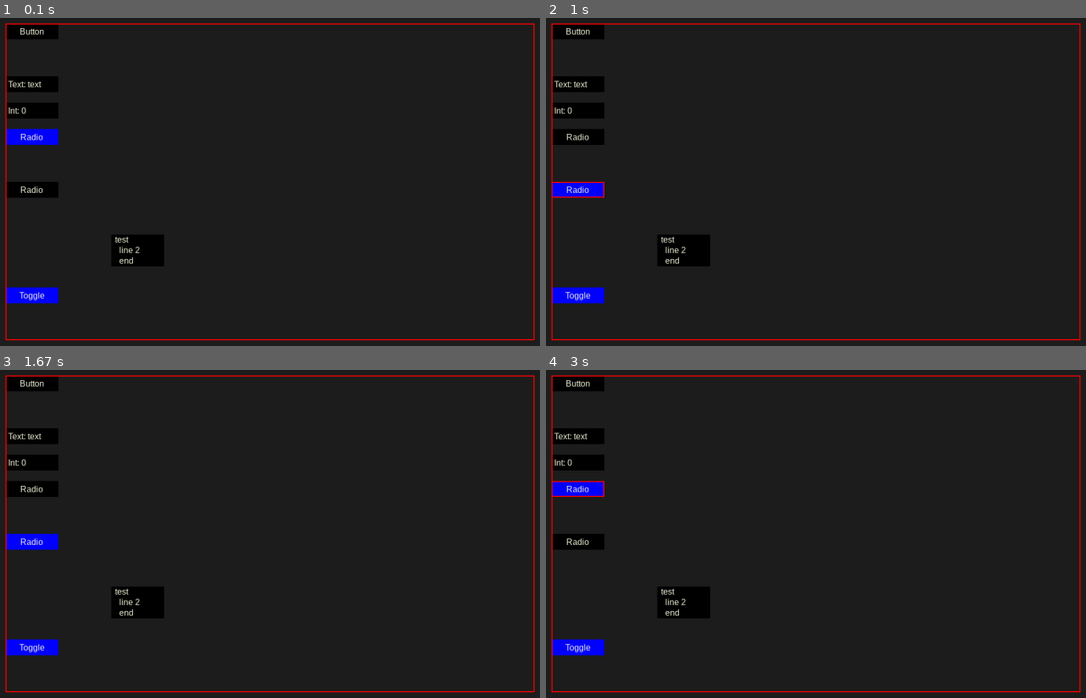
Above: before the commit, frames 1-4 (two rows, left to right).
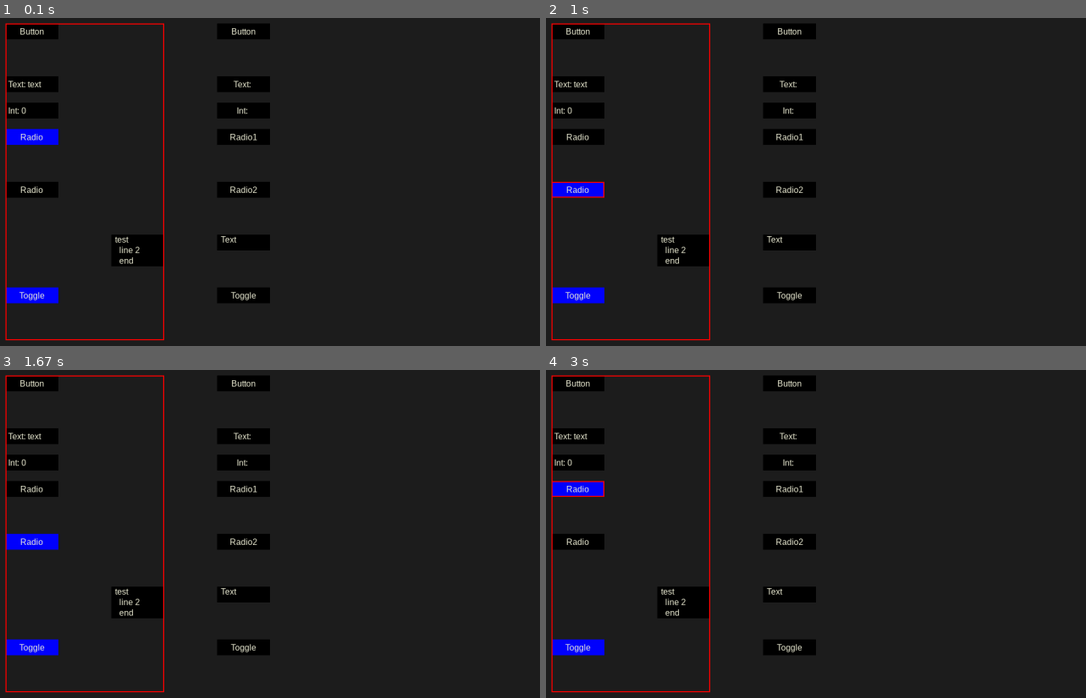
Above: after the commit, the same moments.

Repository: legus-codes/xganso
Game: pygame game, started from main_widgets.py
The game is run twice, just before and just after one commit, with the same random seed, the same clock (stepped at 60 frames per second) and the same inputs.
Inputs (mouse positions are in pixels of both pictures, inside the frame that each line leads up to):
- Up to frame 1 (0.1 s): no input
- Up to frame 2 (1 s): click (880, 175) at 0.38 s; click (600, 185) at 0.72 s
- Up to frame 3 (1.67 s): click (43, 399) at 1.05 s
- Up to frame 4 (3 s): click (600, 484) at 2.72 s

The runs differ from the first frame. In frame 1, 4.3% of the frame differs, in the area x 30-100%, y 1-99%; in frame 2, 4.3%; in frame 3, 4.3%; in frame 4, 4.3%.

Commit message:
create UI entities, components, and RendererSystem

Diff:
--- a/main_widgets.py
+++ b/main_widgets.py
@@ -1,6 +1,9 @@
 from dataclasses import dataclass
 import pygame
 
+from ecs_framework.ecs import ECS
+from ui.ecs_elements import create_button, create_int_text_input, create_radio_button, create_text, create_text_input, create_toggle
+from ui.ui_system import UIRendererSystem
 from utils.observable import Observable
 from ui.elements import Button, IntTextInput, RadioButton, Text, TextInput, Toggle, Panel
 from model.terrain import Terrain, TerrainType
@@ -22,7 +25,18 @@
 
     text = TextState('', '', Terrain(TerrainType.GRASS, 'green', 'black', True, 2), False)
 
-    panel = Panel(screen, pygame.Rect(100, 100, 1000, 600), pygame.Color((30, 30, 30)), pygame.Color('red'))
+    ecs = ECS()
+    create_button(ecs, 'Button', pygame.Rect(500, 100, 100, 30))
+    create_text_input(ecs, 'Text: ', pygame.Rect(500, 200, 100, 30))
+    create_int_text_input(ecs, 'Int: ', pygame.Rect(500, 250, 100, 30))
+    create_radio_button(ecs, 'Radio1', pygame.Rect(500, 300, 100, 30))
+    create_radio_button(ecs, 'Radio2', pygame.Rect(500, 400, 100, 30))
+    create_toggle(ecs, 'Toggle', pygame.Rect(500, 600, 100, 30))
+    create_text(ecs, 'Text', pygame.Rect(500, 500, 100, 30))
+
+    ecs.add_system(UIRendererSystem(ecs, screen))
+
+    panel = Panel(screen, pygame.Rect(100, 100, 300, 600), pygame.Color((30, 30, 30)), pygame.Color('red'))
 
     radio = Observable('value')
     panel.add_widget(Button(panel.surface, 'Button', pygame.Rect(0, 0, 100, 30), None))
@@ -53,6 +67,7 @@
         screen.fill((30, 30, 30))
 
         panel.draw()
+        ecs.execute()
 
         pygame.display.flip()
 
--- /dev/null
+++ b/ui/ecs_elements.py
@@ -0,0 +1,85 @@
+import pygame
+from ecs_framework.ecs import ECS
+from ui.ui_components import UICallback, UIColor, UIElement, UIFont, UIInt, UILabel, UIPadding, UIRect, UIState, UIString, UIText
+
+
+def _get_default_colors() -> UIColor:
+    return UIColor(pygame.Color('beige'),
+                   pygame.Color('black'),
+                   pygame.Color('red'),
+                   pygame.Color('darkgray'),
+                   pygame.Color('blue'))
+
+
+def _get_default_font() -> UIFont:
+    return UIFont(pygame.font.SysFont('Arial', 16))
+
+
+def create_text(ecs: ECS, text: str, rect: pygame.Rect) -> None:
+    entity = ecs.create_entity()
+    ecs.add_component(entity, UIElement())
+    ecs.add_component(entity, UIRect(rect))
+    ecs.add_component(entity, _get_default_colors())
+    ecs.add_component(entity, _get_default_font())
+    ecs.add_component(entity, UIState(True))
+
+    ecs.add_component(entity, UIPadding(left=7))
+    ecs.add_component(entity, UIText(text))
+
+
+def create_button(ecs: ECS, label: str, rect: pygame.Rect) -> None:
+    entity = ecs.create_entity()
+    ecs.add_component(entity, UIElement())
+    ecs.add_component(entity, UIRect(rect))
+    ecs.add_component(entity, _get_default_colors())
+    ecs.add_component(entity, _get_default_font())
+    ecs.add_component(entity, UIState(True))
+
+    ecs.add_component(entity, UICallback(None))
+    ecs.add_component(entity, UILabel(label))
+
+
+def create_text_input(ecs: ECS, label: str, rect: pygame.Rect) -> None:
+    entity = ecs.create_entity()
+    ecs.add_component(entity, UIElement())
+    ecs.add_component(entity, UIRect(rect))
+    ecs.add_component(entity, _get_default_colors())
+    ecs.add_component(entity, _get_default_font())
+    ecs.add_component(entity, UIState(True))
+
+    ecs.add_component(entity, UILabel(label))
+    ecs.add_component(entity, UIString('text'))
+
+
+def create_int_text_input(ecs: ECS, label: str, rect: pygame.Rect) -> None:
+    entity = ecs.create_entity()
+    ecs.add_component(entity, UIElement())
+    ecs.add_component(entity, UIRect(rect))
+    ecs.add_component(entity, _get_default_colors())
+    ecs.add_component(entity, _get_default_font())
+    ecs.add_component(entity, UIState(True))
+
+    ecs.add_component(entity, UILabel(label))
+    ecs.add_component(entity, UIInt(0))
+
+
+def create_radio_button(ecs: ECS, label: str, rect: pygame.Rect) -> None:
+    entity = ecs.create_entity()
+    ecs.add_component(entity, UIElement())
+    ecs.add_component(entity, UIRect(rect))
+    ecs.add_component(entity, _get_default_colors())
+    ecs.add_component(entity, _get_default_font())
+    ecs.add_component(entity, UIState(True))
+
+    ecs.add_component(entity, UILabel(label))
+
+
+def create_toggle(ecs: ECS, label: str, rect: pygame.Rect) -> None:
+    entity = ecs.create_entity()
+    ecs.add_component(entity, UIElement())
+    ecs.add_component(entity, UIRect(rect))
+    ecs.add_component(entity, _get_default_colors())
+    ecs.add_component(entity, _get_default_font())
+    ecs.add_component(entity, UIState(True))
+
+    ecs.add_component(entity, UILabel(label))
--- /dev/null
+++ b/ui/ui_components.py
@@ -0,0 +1,72 @@
+from dataclasses import dataclass
+from typing import Callable
+
+import pygame
+
+from ecs_framework.ecs import ComponentProtocol
+
+
+@dataclass
+class UIElement(ComponentProtocol):
+    pass
+
+
+@dataclass
+class UILabel(ComponentProtocol):
+    label: str
+
+
+@dataclass
+class UIRect(ComponentProtocol):
+    rectangle: pygame.Rect
+
+
+@dataclass
+class UIColor(ComponentProtocol):
+    text: pygame.Color
+    background: pygame.Color
+    hover: pygame.Color
+    press: pygame.Color
+    select: pygame.Color
+
+
+@dataclass
+class UIFont(ComponentProtocol):
+    font: pygame.font.Font
+
+
+@dataclass
+class UIState(ComponentProtocol):
+    enabled: bool
+    focused: bool = False
+    hovered: bool = False
+    pressed: bool = False
+    selected: bool = False
+
+
+@dataclass
+class UIPadding(ComponentProtocol):
+    left: int = 0
+    right: int = 0
+    top: int = 0
+    bottom: int = 0
+
+
+@dataclass
+class UIText(ComponentProtocol):
+    text: str
+
+
+@dataclass
+class UICallback(ComponentProtocol):
+    callback: Callable
+
+
+@dataclass
+class UIString(ComponentProtocol):
+    variable: str
+
+
+@dataclass
+class UIInt(ComponentProtocol):
+    variable: int
--- /dev/null
+++ b/ui/ui_system.py
@@ -0,0 +1,166 @@
+import pygame
+from ecs_framework.ecs import ECS, SystemProtocol
+from ui.ui_components import UICallback, UIColor, UIElement, UIFont, UIInt, UILabel, UIPadding, UIRect, UIState, UIString, UIText
+
+
+class UIRendererSystem(SystemProtocol):
+
+    def __init__(self, ecs: ECS, screen: pygame.Surface):
+        self.ecs = ecs
+        self.screen = screen
+
+    def execute(self):
+        for entity in self.ecs.get_entities_with(UIElement, UIText, UIState, UIColor, UIFont, UIRect):
+            self.draw_text(entity)
+
+        for entity in self.ecs.get_entities_with(UIElement, UICallback, UILabel, UIState, UIColor, UIFont, UIRect):
+            self.draw_button(entity)
+
+        for entity in self.ecs.get_entities_with(UIElement, UILabel, UIString, UIState, UIColor, UIFont, UIRect):
+            self.draw_text_input(entity)
+
+        for entity in self.ecs.get_entities_with(UIElement, UILabel, UIInt, UIState, UIColor, UIFont, UIRect):
+            self.draw_int_text_input(entity)
+
+        for entity in self.ecs.get_entities_with(UIElement, UILabel, UIState, UIColor, UIFont, UIRect):
+            self.draw_radio(entity)
+
+
+    def draw_text(self, entity: int):
+        state: UIState = self.ecs.get_entity_component(entity, UIState)
+        if not state.enabled:
+            return
+
+        rect: UIRect = self.ecs.get_entity_component(entity, UIRect)
+        colors: UIColor = self.ecs.get_entity_component(entity, UIColor)
+
+        pygame.draw.rect(self.screen, colors.background, rect.rectangle)
+
+        text: UIText = self.ecs.get_entity_component(entity, UIText)
+        font: UIFont = self.ecs.get_entity_component(entity, UIFont)
+        padding: UIPadding = self.ecs.get_entity_component(entity, UIPadding)
+        left_pad = padding.left if padding else 0
+        top_pad = padding.top if padding else 0
+
+        text_position = rect.rectangle.topleft + pygame.Vector2(left_pad, top_pad)
+        text_surface = font.font.render(text.text, True, colors.text)
+
+        self.screen.blit(text_surface, text_position)
+
+    def draw_button(self, entity: int):
+        state: UIState = self.ecs.get_entity_component(entity, UIState)
+        if not state.enabled:
+            return
+
+        rect: UIRect = self.ecs.get_entity_component(entity, UIRect)
+        colors: UIColor = self.ecs.get_entity_component(entity, UIColor)
+
+        background_color = colors.background
+        if state.pressed and state.hovered:
+            background_color = colors.press
+
+        pygame.draw.rect(self.screen, background_color, rect.rectangle)
+        if state.hovered:
+            pygame.draw.rect(self.screen, colors.hover, rect.rectangle, 2)
+
+        label: UILabel = self.ecs.get_entity_component(entity, UILabel)
+        font: UIFont = self.ecs.get_entity_component(entity, UIFont)
+
+        label_surface = font.font.render(label.label, True, colors.text)
+        label_position = self._center_middle_position(rect.rectangle, label_surface)
+        self.screen.blit(label_surface, label_position)
+
+    def draw_text_input(self, entity: int):
+        state: UIState = self.ecs.get_entity_component(entity, UIState)
+        if not state.enabled:
+            return
+
+        rect: UIRect = self.ecs.get_entity_component(entity, UIRect)
+        colors: UIColor = self.ecs.get_entity_component(entity, UIColor)
+
+        pygame.draw.rect(self.screen, colors.background, rect.rectangle)
+        if state.focused:
+            pygame.draw.rect(self.screen, colors.select, rect.rectangle, 2)
+        elif state.hovered:
+            pygame.draw.rect(self.screen, colors.hover, rect.rectangle, 2)
+
+        label: UILabel = self.ecs.get_entity_component(entity, UILabel)
+        variable: UIString = self.ecs.get_entity_component(entity, UIString)
+        font: UIFont = self.ecs.get_entity_component(entity, UIFont)
+
+        label_surface = font.font.render(label.label, True, colors.text)
+        label_position = self._left_middle_position(rect.rectangle, label_surface)
+        self.screen.blit(label_surface, label_position)
+
+        text_surface = font.font.render(variable.variable, True, colors.text)
+        text_position = self._left_middle_position(rect.rectangle, text_surface) + pygame.Vector2(label_surface.get_width(), 0)
+        self.screen.blit(text_surface, text_position)
+
+        if state.focused:
+            cursor_position = text_position.xy + pygame.Vector2(text_surface.get_width() + 2, 0)
+            cursor_height = text_surface.get_height()
+            pygame.draw.line(self.screen, colors.text, cursor_position, cursor_position + pygame.Vector2(0, cursor_height))
+
+
+    def draw_int_text_input(self, entity: int):
+        state: UIState = self.ecs.get_entity_component(entity, UIState)
+        if not state.enabled:
+            return
+
+        rect: UIRect = self.ecs.get_entity_component(entity, UIRect)
+        colors: UIColor = self.ecs.get_entity_component(entity, UIColor)
+
+        pygame.draw.rect(self.screen, colors.background, rect.rectangle)
+        if state.focused:
+            pygame.draw.rect(self.screen, colors.select, rect.rectangle, 2)
+        elif state.hovered:
+            pygame.draw.rect(self.screen, colors.hover, rect.rectangle, 2)
+
+        label: UILabel = self.ecs.get_entity_component(entity, UILabel)
+        variable: UIInt = self.ecs.get_entity_component(entity, UIInt)
+        font: UIFont = self.ecs.get_entity_component(entity, UIFont)
+
+        label_surface = font.font.render(label.label, True, colors.text)
+        label_position = self._left_middle_position(rect.rectangle, label_surface)
+        self.screen.blit(label_surface, label_position)
+
+        text_surface = font.font.render(str(variable.variable), True, colors.text)
+        text_position = self._left_middle_position(rect.rectangle, text_surface) + pygame.Vector2(label_surface.get_width(), 0)
+        self.screen.blit(text_surface, text_position)
+
+        if state.focused:
+            cursor_position = text_position.xy + pygame.Vector2(text_surface.get_width() + 2, 0)
+            cursor_height = text_surface.get_height()
+            pygame.draw.line(self.screen, colors.text, cursor_position, cursor_position + pygame.Vector2(0, cursor_height))
+
+
+    def draw_radio(self, entity: int):
+        state: UIState = self.ecs.get_entity_component(entity, UIState)
+        if not state.enabled:
+            return
+
+        rect: UIRect = self.ecs.get_entity_component(entity, UIRect)
+        colors: UIColor = self.ecs.get_entity_component(entity, UIColor)
+
+        background_color = colors.select if state.selected else colors.background
+        pygame.draw.rect(self.screen, background_color, rect.rectangle)
+        if state.hovered:
+            pygame.draw.rect(self.screen, colors.hover, rect.rectangle, 2)
+
+        label: UILabel = self.ecs.get_entity_component(entity, UILabel)
+        font: UIFont = self.ecs.get_entity_component(entity, UIFont)
+
+        label_surface = font.font.render(label.label, True, colors.text)
+        label_position = self._center_middle_position(rect.rectangle, label_surface)
+        self.screen.blit(label_surface, label_position)
+
+
+    def _center_middle_position(self, rect: pygame.Rect, text_rect: pygame.Surface) -> pygame.Vector2:
+        x = rect.left + (rect.width - text_rect.get_width()) / 2
+        y = rect.top + (rect.height - text_rect.get_height()) / 2
+        return pygame.Vector2(x, y)
+
+    def _left_middle_position(self, rect: pygame.Rect, text_rect: pygame.Surface) -> pygame.Vector2:
+        x = rect.left + 5
+        y = rect.top + (rect.height - text_rect.get_height()) / 2
+        return pygame.Vector2(x, y)
